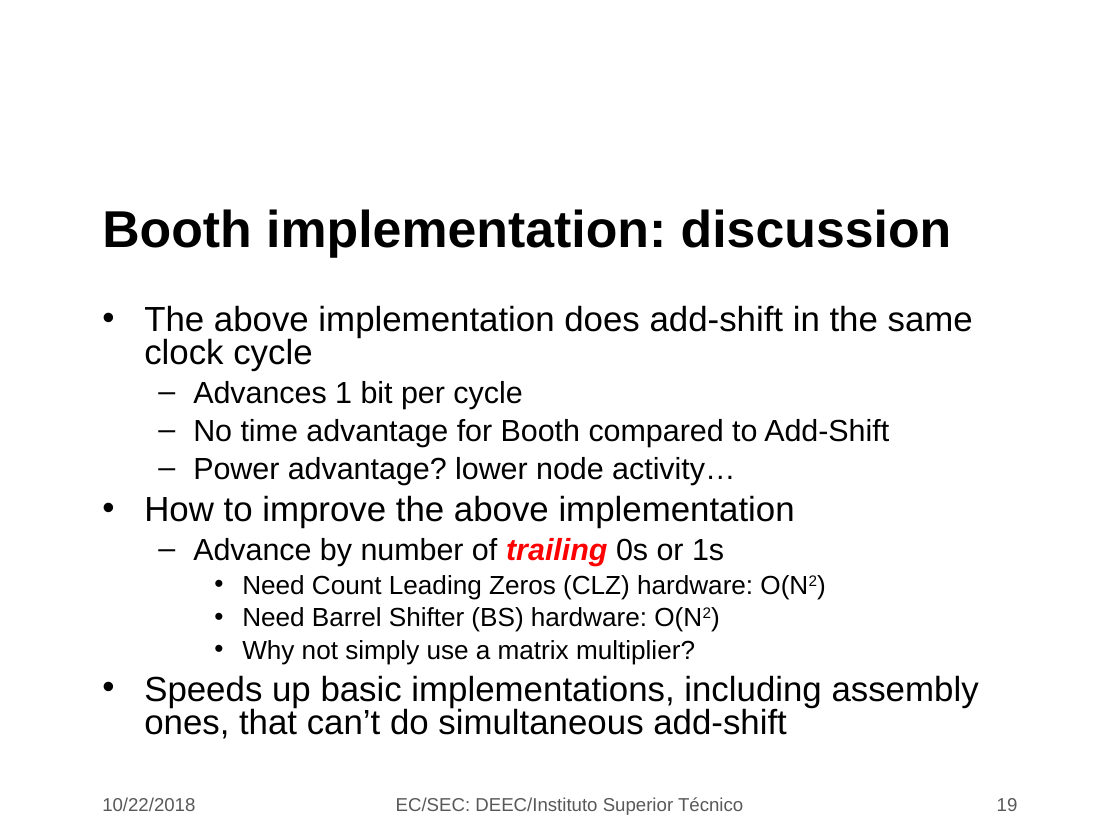
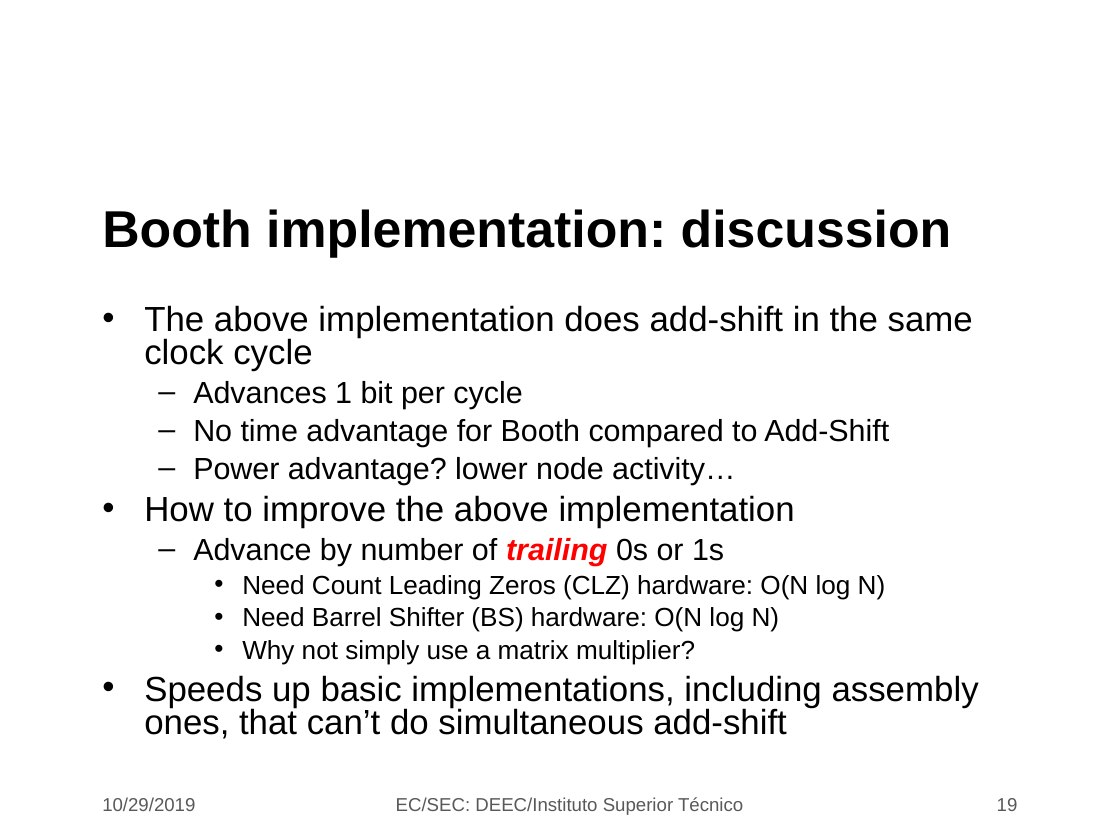
Before and after one commit to jjts/ist-sec, a slide deck: slide 19 of lectures/l12_booth_mults/l12.odp. Drawn at 1120x840 pixels with LibreOffice and Linux fonts; fonts in the diff are those of the drawing; background and template pictures are left out. Boxes give left, top, right and bottom in pixels: in the first picture for what was removed or moved away, otherwise in the second. Text is boxed around its words. In the diff, an @@ line names an element or a change of style, - is before the commit and + after.

```diff
--- a/lectures/l12_booth_mults/l12.odp
+++ b/lectures/l12_booth_mults/l12.odp
@@ text at (242, 575, 886, 632): text changed @@
-    • Need Count Leading Zeros (CLZ) hardware: O(N2)
-    • Need Barrel Shifter (BS) hardware: O(N2)
+    • Need Count Leading Zeros (CLZ) hardware: O(N log N)
+    • Need Barrel Shifter (BS) hardware: O(N log N)
@@ text at (102, 797, 195, 811): text changed @@
-10/22/2018
+10/29/2019
```
Also in this commit, not shown: 23 other slides changed, 1 other file.
